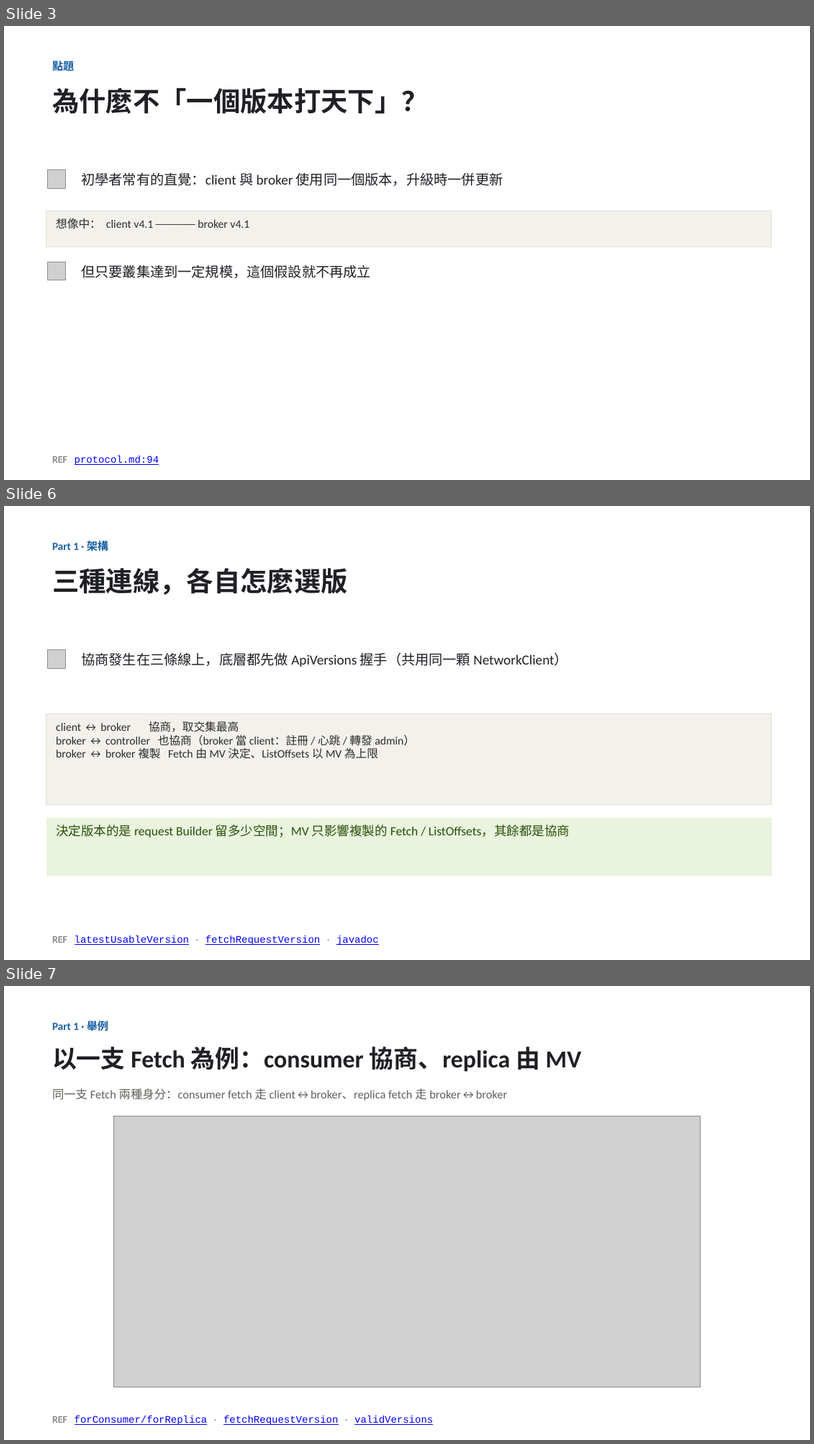
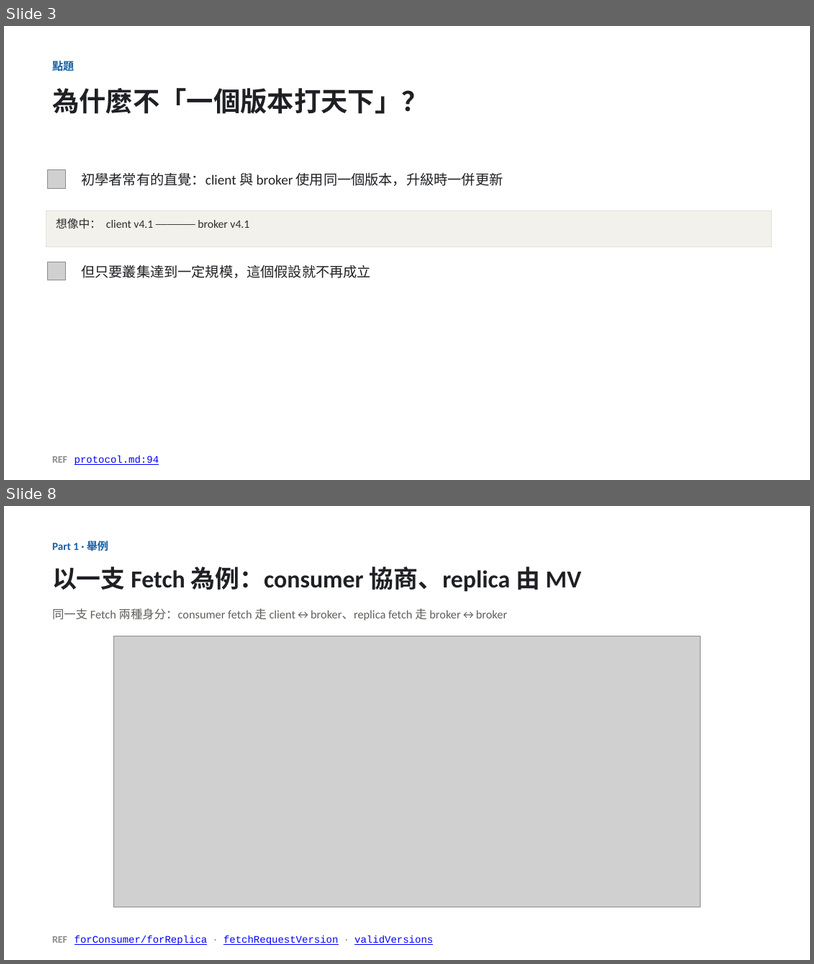
Before and after one commit to unknowntpo/kafka, a slide deck: study/version-control/kafka-version-negotiation.pptx. Shown one above the other, each under a label of ours: slides 3, 6 and 7 before the commit, slides 3 and 8 after it; the slides between them are not shown. The pictures are 814x1444 and 814x964 pixels, drawn with LibreOffice and Linux fonts; fonts in the diff are those of the drawing; grey boxes stand for pictures. Boxes give left, top, right and bottom in pixels: in the first picture for what was removed or moved away, otherwise in the second. Text is boxed around its words. In the diff, an @@ line names an element or a change of style, - is before the commit and + after.

```diff
--- a/study/version-control/kafka-version-negotiation.pptx
+++ b/study/version-control/kafka-version-negotiation.pptx
@@ slide 6 removed at (4,506,810,960), background #FFFFFF @@
@@ text removed at (52,539,108,554) @@
-Part 1 · 架構
@@ text removed at (52,568,348,595) @@
-三種連線，各自怎麼選版
@@ picture removed at (47,650,66,668) @@
@@ text removed at (81,652,568,667) @@
-協商發生在三條線上，底層都先做 ApiVersions 握手（共用同一顆 NetworkClient）
@@ rectangle removed at (46,713,772,804) @@
-client ↔ broker 協商，取交集最高
-broker ↔ controller 也協商（broker 當 client：註冊 / 心跳 / 轉發 admin）
-broker ↔ broker 複製 Fetch 由 MV 決定、ListOffsets 以 MV 為上限
@@ rectangle removed at (46,818,772,875) @@
-決定版本的是 request Builder 留多少空間；MV 只影響複製的 Fetch / ListOffsets，其餘都是協商
@@ text removed at (52,935,379,944) @@
-REF latestUsableVersion · fetchRequestVersion · javadoc
@@ what was slide 7 is now slide 8 @@
```
Also in this commit, not shown: 4 slides changed, 2 slides added, 3 other files.
